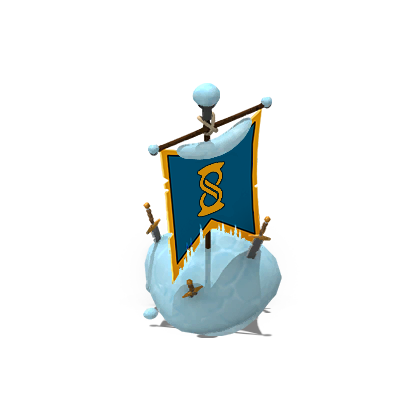
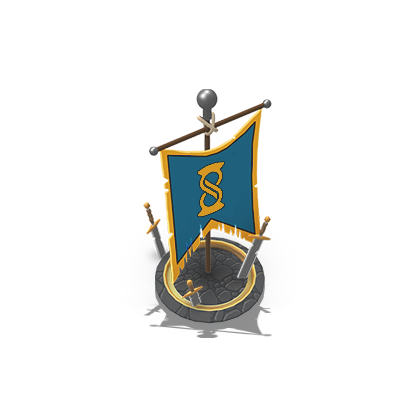
Comparing the layer stacks of the two w=420, h=420 images. Changes:
hid "SoSnowy" over [143,83,282,336]
